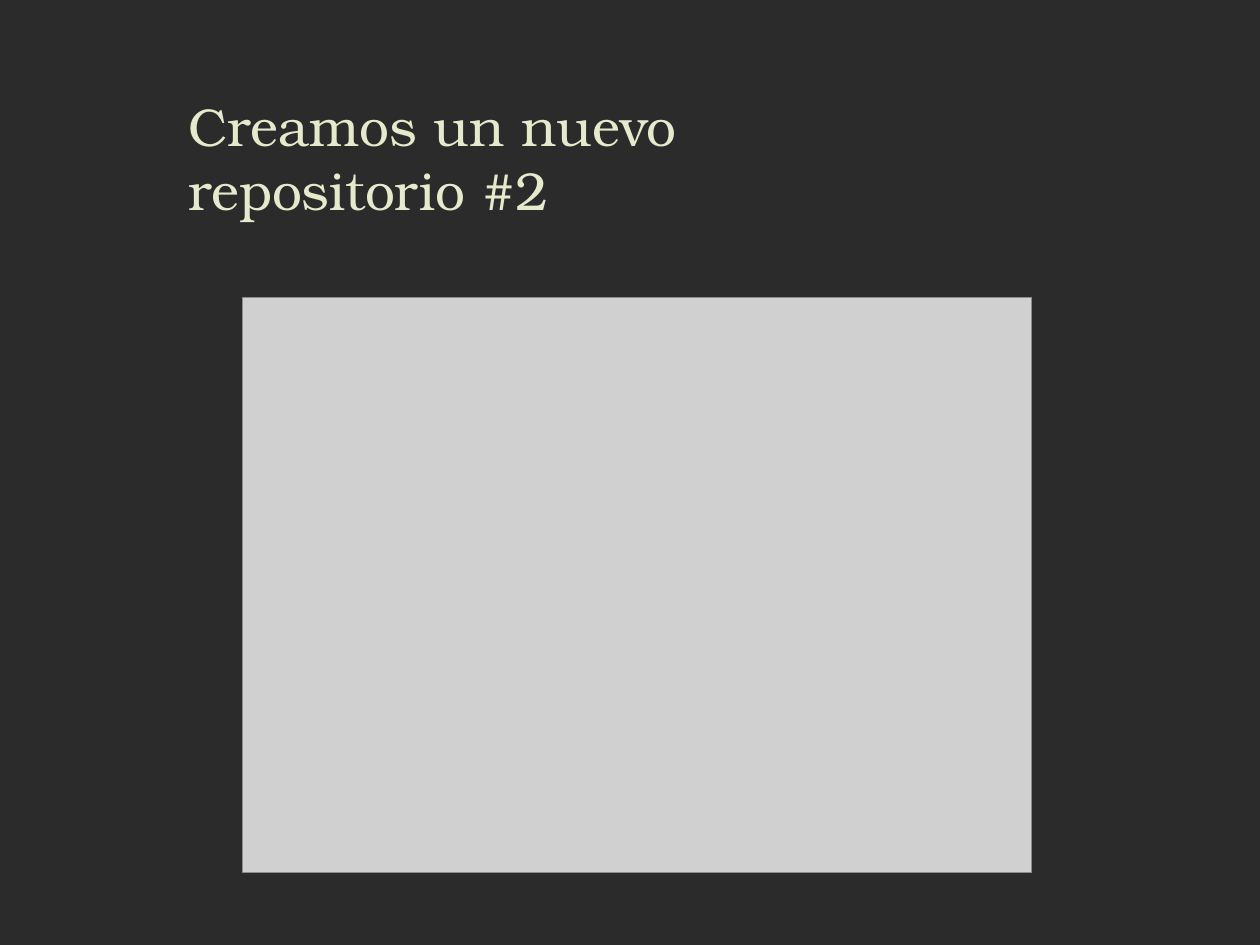
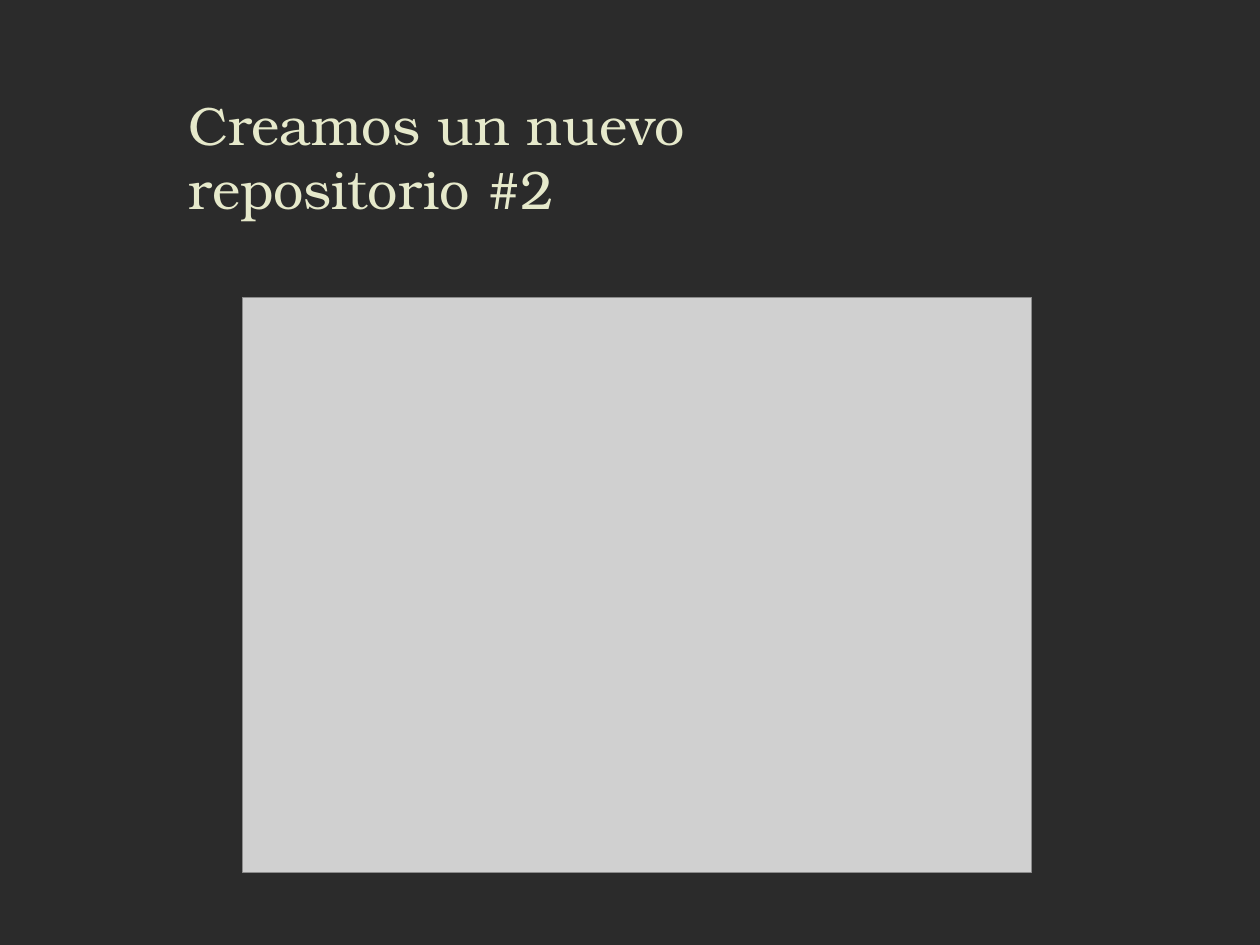
Before and after one commit to ProfeSantiago/TI-OS, a slide deck: slide 8 of BitBucket & SourceTree.pptx. Drawn at 1260x945 pixels with LibreOffice and Linux fonts; fonts in the diff are those of the drawing; grey boxes stand for pictures; background and template pictures are left out; a plain dark background stands for a picture behind light text. Boxes give left, top, right and bottom in pixels: in the first picture for what was removed or moved away, otherwise in the second. Text is boxed around its words. In the diff, an @@ line names an element or a change of style, - is before the commit and + after.

```diff
--- a/BitBucket & SourceTree.pptx
+++ b/BitBucket & SourceTree.pptx
@@ text "Creamos un nuevo repositorio #2" at (x1=189, y1=107, x2=684, y2=222): size 30.4 to 30.8 pt @@
```
Also in this commit, not shown: 1 other slide changed, 6 other files.
